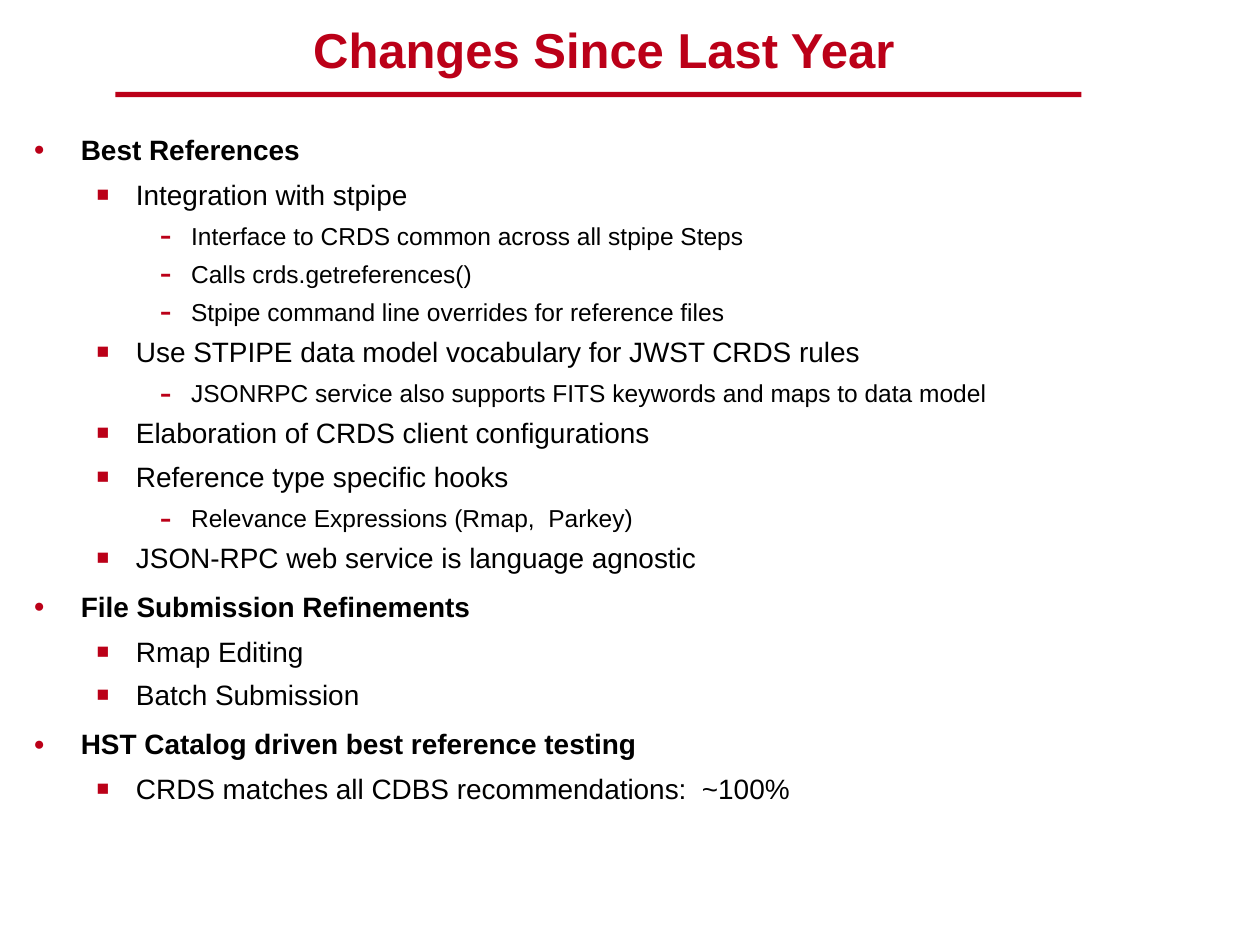
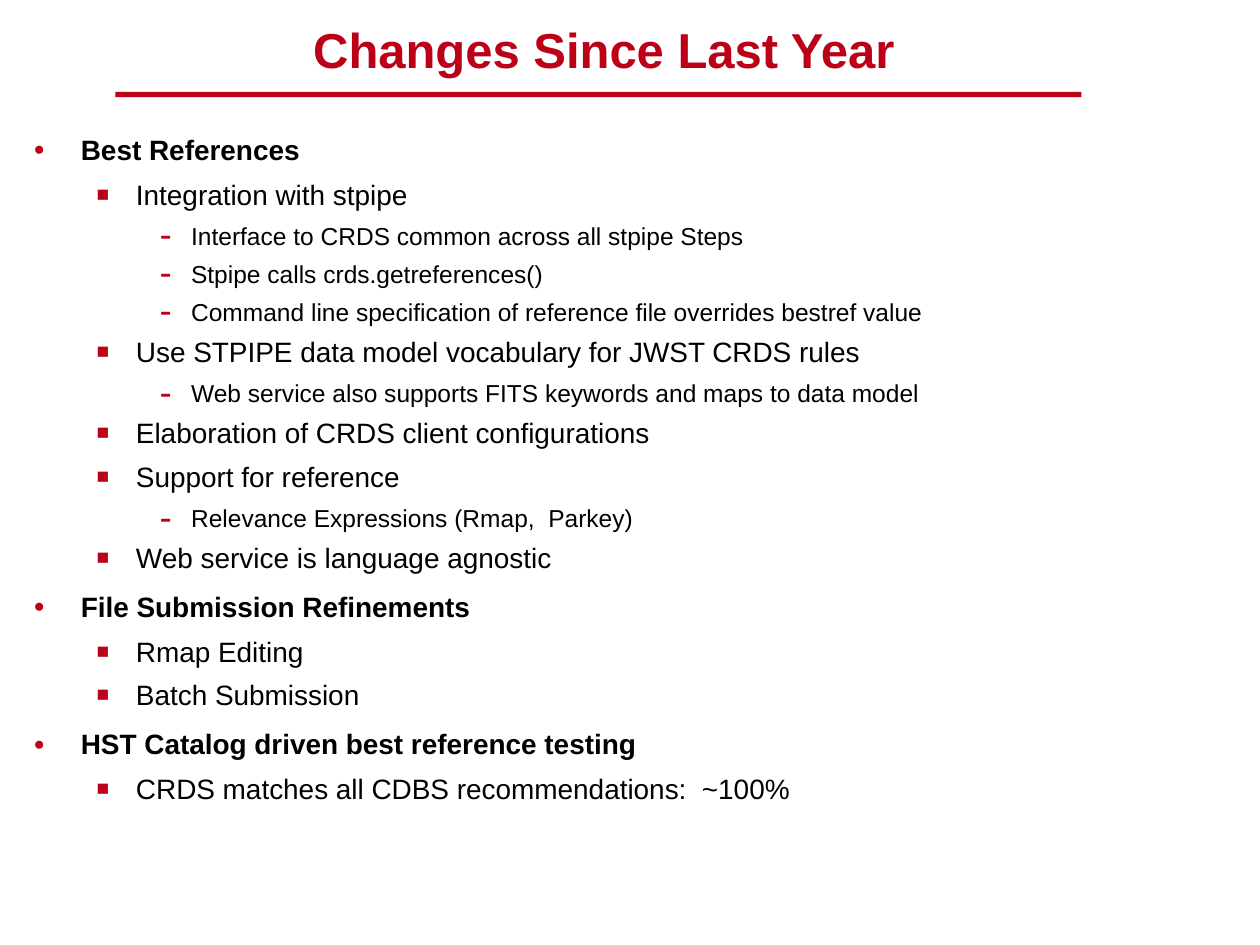
Before and after one commit to spacetelescope/crds, a slide deck: slide 13 of docs/DMS_SDR2_09_CRDS_final.pptx. Drawn at 1260x945 pixels with LibreOffice and Linux fonts; fonts in the diff are those of the drawing; background and template pictures are left out. Boxes give left, top, right and bottom in pixels: in the first picture for what was removed or moved away, otherwise in the second. Text is boxed around its words. In the diff, an @@ line names an element or a change of style, - is before the commit and + after.

```diff
--- a/docs/DMS_SDR2_09_CRDS_final.pptx
+++ b/docs/DMS_SDR2_09_CRDS_final.pptx
@@ text at bbox=[191, 265, 922, 326]: text changed @@
-    – Calls crds.getreferences()
-    – Stpipe command line overrides for reference files
+    – Stpipe calls crds.getreferences()
+    – Command line specification of reference file overrides bestref value
@@ text at bbox=[191, 384, 919, 407]: text changed @@
-    – JSONRPC service also supports FITS keywords and maps to data model
+    – Web service also supports FITS keywords and maps to data model
@@ text at bbox=[136, 466, 400, 492]: text changed @@
-  ■ Reference type specific hooks
+  ■ Support for reference
@@ text at bbox=[136, 547, 551, 573]: text changed @@
-  ■ JSON-RPC web service is language agnostic
+  ■ Web service is language agnostic
```
Also in this commit, not shown: 6 other slides changed, 1 slide removed, 2 other files.
